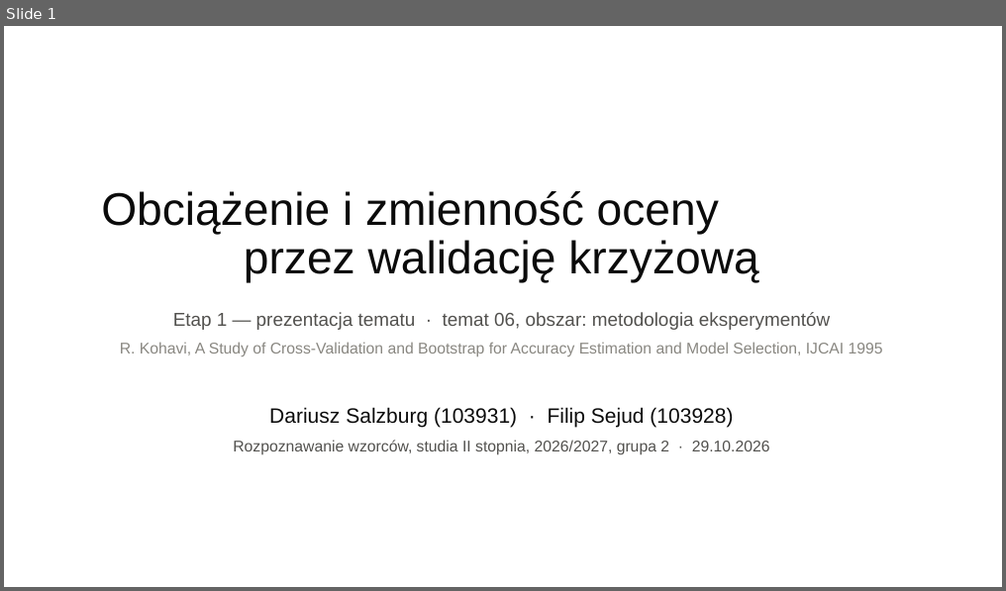
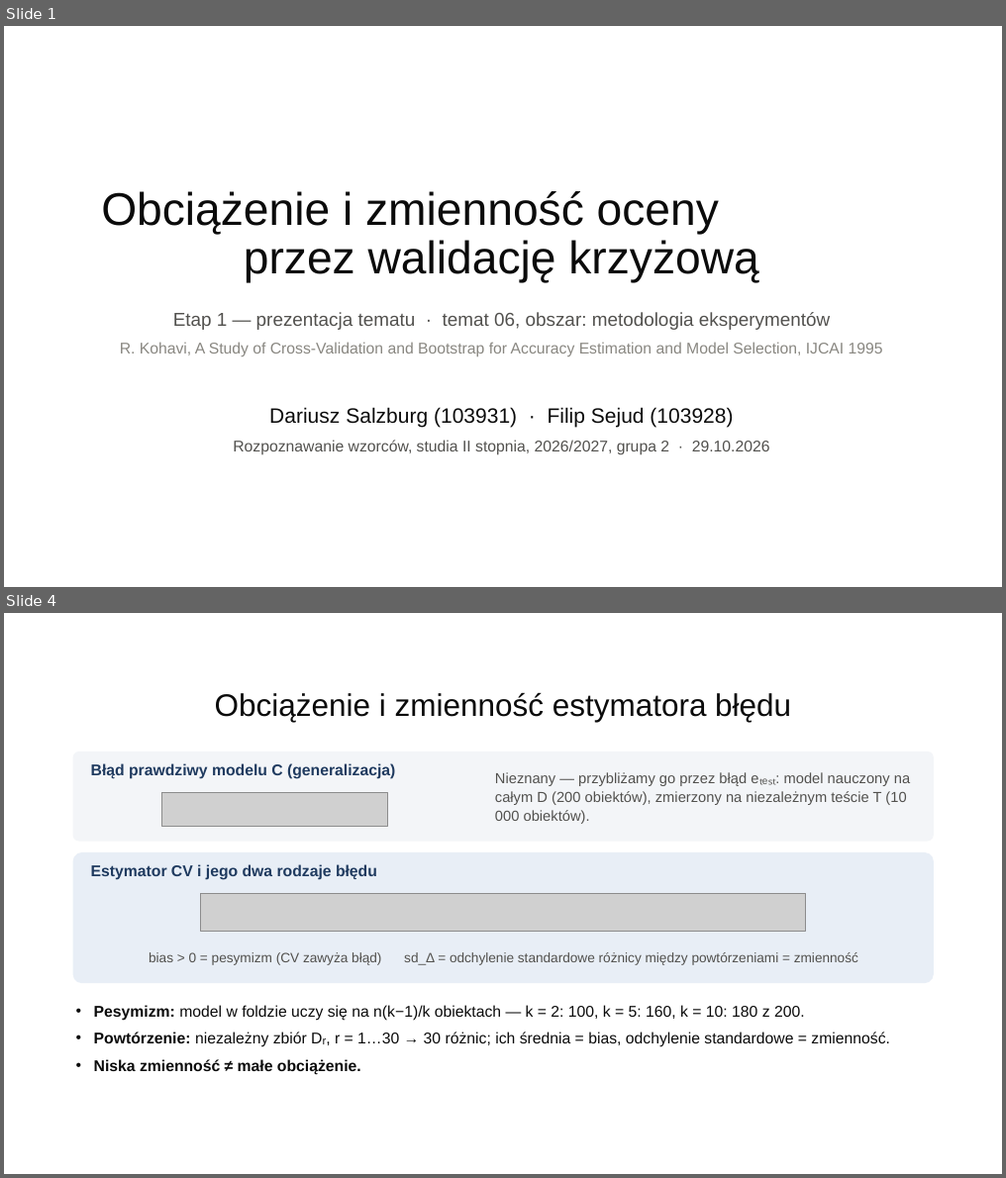
Before and after one commit to FylyppS/rozpoznawanie-wzorcow, a slide deck: etap1/slajdy-etap1.pptx. Shown one above the other, each under a label of ours: slide 1 before the commit, slides 1 and 4 after it; the slides between them are not shown. The pictures are 1006x591 and 1006x1178 pixels, drawn with LibreOffice and Linux fonts; fonts in the diff are those of the drawing; grey boxes stand for pictures; background and template pictures are left out. Boxes give left, top, right and bottom in pixels: in the first picture for what was removed or moved away, otherwise in the second. Text is boxed around its words. In the diff, an @@ line names an element or a change of style, - is before the commit and + after.

```diff
--- a/etap1/slajdy-etap1.pptx
+++ b/etap1/slajdy-etap1.pptx
@@ slide 4 added at bbox=[4, 613, 1002, 1174], background picture (left out) @@
@@ title added at bbox=[215, 692, 791, 722], 30 pt, text #0B0B0B @@
+Obciążenie i zmienność estymatora błędu
@@ rounded rectangle added at bbox=[73, 752, 934, 842], fill #F3F5F8 @@
@@ text added at bbox=[91, 763, 395, 779], 15 pt, text #1F3A5F, bold @@
+Błąd prawdziwy modelu C (generalizacja)
@@ text added at bbox=[495, 772, 910, 824], 14 pt, text #52514E @@
+Nieznany — przybliżamy go przez błąd eₜₑₛₜ: model nauczony na całym D (200 obiektów), zmierzony na niezależnym teście T (10 000 obiektów).
@@ picture added at bbox=[162, 792, 387, 827] @@
@@ rounded rectangle added at bbox=[73, 853, 934, 983], fill #E8EEF6 @@
@@ text added at bbox=[91, 864, 377, 880], 15 pt, text #1F3A5F, bold @@
+Estymator CV i jego dwa rodzaje błędu
@@ picture added at bbox=[201, 894, 806, 931] @@
@@ text added at bbox=[149, 953, 858, 965], 13 pt, text #52514E @@
+bias > 0 = pesymizm (CV zawyża błąd) sd_Δ = odchylenie standardowe różnicy między powtórzeniami = zmienność
@@ text added at bbox=[94, 1005, 890, 1075], 15 pt, text #0B0B0B @@
+• Pesymizm: model w foldzie uczy się na n(k−1)/k obiektach — k = 2: 100, k = 5: 160, k = 10: 180 z 200.
+• Powtórzenie: niezależny zbiór Dᵣ, r = 1…30 → 30 różnic; ich średnia = bias, odchylenie standardowe = zmienność.
+• Niska zmienność ≠ małe obciążenie.
```
Also in this commit, not shown: 9 slides changed, 2 slides removed, 2 other files.
